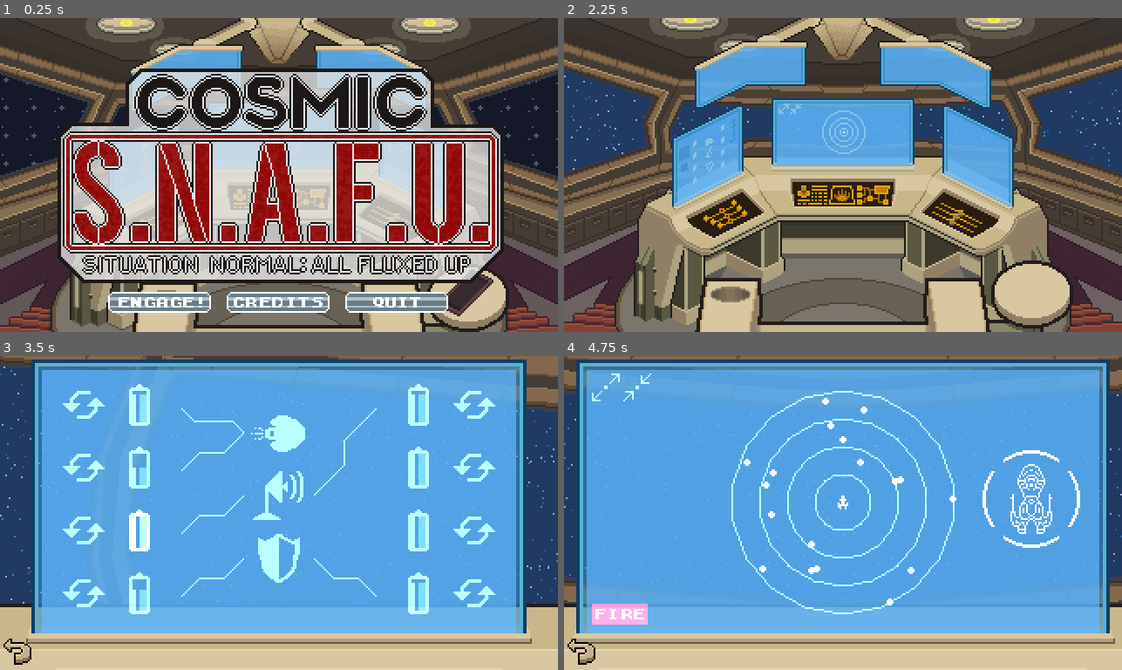
Above: before the commit, frames 1-4 (two rows, left to right).
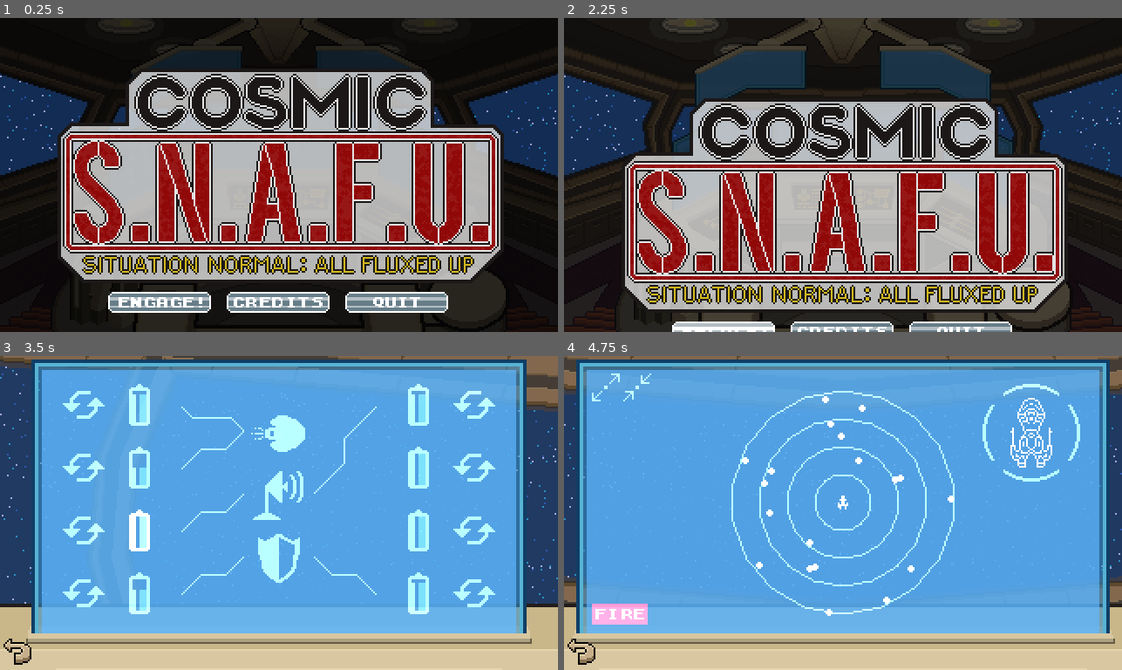
Above: after the commit, the same moments.

Repository: kevinlights/cosmic-s.n.a.f.u
Game: Godot game, scene res://scenes/TitleScreen.tscn
Two runs of this game, one before a commit and one after it. Both use one fixed random seed, a clock stepped at 60 frames per second and the inputs below.
Inputs (mouse positions are in pixels of both pictures, inside the frame that each line leads up to; where the layout moved, square brackets give the same spot in the first picture):
- Up to frame 1 (0.25 s): no input
- Up to frame 2 (2.25 s): click (843, 303) at 0.5 s; click (843, 303) at 1.25 s; click (725, 303) at 2 s
- Up to frame 3 (3.5 s): click (150, 497) [150, 513] at 2.75 s
- Up to frame 4 (4.75 s): click (580, 651) at 3.5 s; click (843, 497) at 4.25 s

The runs differ from the first frame. In frame 1, 59% of the frame differs, in the area x 0-100%, y 0-100%; in frame 2, 90%; in frame 3, 1.1%; in frame 4, 2.2%.

Commit message:
Implement recharging shields and make title screen fancier

Diff:
--- a/objects/asteroid_field/PlayerShip.gd
+++ b/objects/asteroid_field/PlayerShip.gd
@@ -8,15 +8,23 @@
 const TURN_RANDOMISE_AMOUNT : float = 0.5
 const MISSILE_SPEED : float = 32.0
 
-onready var collision_shape_fore = $Area2D_Shields/CollisionShape2D_Fore
-onready var collision_shape_aft = $Area2D_Shields/CollisionShape2D_Aft
-onready var collision_shape_port = $Area2D_Shields/CollisionShape2D_Port
-onready var collision_shape_starboard = $Area2D_Shields/CollisionShape2D_Starboard
+#onready var collision_shape_fore = $Area2D_Shield_Fore/CollisionShape2D_Fore
+#onready var collision_shape_aft = $Area2D_Shield_Aft/CollisionShape2D_Aft
+#onready var collision_shape_port = $Area2D_Shield_Port/CollisionShape2D_Port
+#onready var collision_shape_starboard = $Area2D_Shield_Starboard/CollisionShape2D_Starboard
+
+onready var collision_shape_shields : Array = [
+	$Area2D_Shield_Fore/CollisionShape2D_Fore,
+	$Area2D_Shield_Aft/CollisionShape2D_Aft,
+	$Area2D_Shield_Port/CollisionShape2D_Port,
+	$Area2D_Shield_Starboard/CollisionShape2D_Starboard
+]
 
 var speed : float = 8.0
 var target_rotation : float = rotation
 
 signal hit_by_asteroid
+signal asteroid_hit_shield
 
 func hit_by_asteroid(asteroid : RigidBody2D) -> void:
 	print("We've been hit!")
@@ -41,21 +49,30 @@
 	missile.velocity = Vector2.RIGHT.rotated(rotation) * MISSILE_SPEED
 	get_parent().add_child(missile)
 
-func set_shields(fore : bool, aft : bool, port : bool, starboard : bool) -> void:
-	collision_shape_fore.disabled = !fore
-	collision_shape_aft.disabled = !aft
-	collision_shape_port.disabled = !port
-	collision_shape_starboard.disabled = !starboard
+func set_shield_up(which_shield : int, up : bool) -> void:
+	collision_shape_shields[which_shield].disabled = !up
 
 # Our rudder's on the blink! We're drifting!
 func _randomise_direction() -> void:
 	target_rotation += (randf() - 0.5) * TURN_RANDOMISE_AMOUNT
 
+func shields_hit(body : PhysicsBody2D, which_shield : int) -> void:
+	if body.is_in_group("asteroid"):
+		body.queue_free()
+		emit_signal("asteroid_hit_shield", which_shield)
+
+func _on_Area2D_Shield_Fore_body_entered(body : PhysicsBody2D) -> void:
+	shields_hit(body, 0)
+
+func _on_Area2D_Shield_Aft_body_entered(body : PhysicsBody2D) -> void:
+	shields_hit(body, 1)
+
+func _on_Area2D_Shield_Port_body_entered(body : PhysicsBody2D) -> void:
+	shields_hit(body, 2)
+
+func _on_Area2D_Shield_Starboard_body_entered(body : PhysicsBody2D) -> void:
+	shields_hit(body, 3)
+
 func _on_PlayerShip_body_entered(body : PhysicsBody2D) -> void:
 	if body.is_in_group("asteroid"):
 		hit_by_asteroid(body)
-
-func _on_Area2D_Shields_body_entered(body : PhysicsBody2D) -> void:
-	if body.is_in_group("asteroid"):
-		body.queue_free()
-		print("Asteroid destroyed by shields!")
--- a/objects/asteroid_field/PlayerShip.tscn
+++ b/objects/asteroid_field/PlayerShip.tscn
@@ -24,24 +24,30 @@
 [node name="CollisionShape2D" type="CollisionShape2D" parent="."]
 shape = SubResource( 1 )
 
-[node name="Area2D_Shields" type="Area2D" parent="."]
+[node name="Area2D_Shield_Fore" type="Area2D" parent="."]
 
-[node name="CollisionShape2D_Fore" type="CollisionShape2D" parent="Area2D_Shields"]
+[node name="CollisionShape2D_Fore" type="CollisionShape2D" parent="Area2D_Shield_Fore"]
 position = Vector2( 5, 0 )
 shape = SubResource( 2 )
 disabled = true
 
-[node name="CollisionShape2D_Aft" type="CollisionShape2D" parent="Area2D_Shields"]
+[node name="Area2D_Shield_Aft" type="Area2D" parent="."]
+
+[node name="CollisionShape2D_Aft" type="CollisionShape2D" parent="Area2D_Shield_Aft"]
 position = Vector2( -5, 0 )
 shape = SubResource( 2 )
 disabled = true
 
-[node name="CollisionShape2D_Port" type="CollisionShape2D" parent="Area2D_Shields"]
+[node name="Area2D_Shield_Port" type="Area2D" parent="."]
+
+[node name="CollisionShape2D_Port" type="CollisionShape2D" parent="Area2D_Shield_Port"]
 position = Vector2( 0, -5 )
 shape = SubResource( 3 )
 disabled = true
 
-[node name="CollisionShape2D_Starboard" type="CollisionShape2D" parent="Area2D_Shields"]
+[node name="Area2D_Shield_Starboard" type="Area2D" parent="."]
+
+[node name="CollisionShape2D_Starboard" type="CollisionShape2D" parent="Area2D_Shield_Starboard"]
 position = Vector2( 0, 5 )
 shape = SubResource( 3 )
 disabled = true
@@ -50,5 +56,8 @@
 wait_time = 1.25
 autostart = true
 [connection signal="body_entered" from="." to="." method="_on_PlayerShip_body_entered"]
-[connection signal="body_entered" from="Area2D_Shields" to="." method="_on_Area2D_Shields_body_entered"]
+[connection signal="body_entered" from="Area2D_Shield_Fore" to="." method="_on_Area2D_Shield_Fore_body_entered"]
+[connection signal="body_entered" from="Area2D_Shield_Aft" to="." method="_on_Area2D_Shield_Aft_body_entered"]
+[connection signal="body_entered" from="Area2D_Shield_Port" to="." method="_on_Area2D_Shield_Port_body_entered"]
+[connection signal="body_entered" from="Area2D_Shield_Starboard" to="." method="_on_Area2D_Shield_Starboard_body_entered"]
 [connection signal="timeout" from="Timer_RandomiseDirection" to="." method="_randomise_direction"]
--- a/objects/radar/Radar.gd
+++ b/objects/radar/Radar.gd
@@ -6,6 +6,7 @@
 onready var label_no_signal = $Label_NoSignal
 onready var button_zoom_out = $Button_ZoomOut
 onready var button_zoom_in = $Button_ZoomIn
+onready var shield_indicator = $ShieldIndicator
 
 const COLOUR_HUD = Color("687f8a")
 
@@ -21,6 +22,8 @@
 var zoom_level : int = 1
 
 signal back_from_radar
+signal fire_missile
+signal shield_toggled
 
 # Why doesn't Godot have this built in!?
 func draw_circle_outline(pos : Vector2, size : float, colour : Color) -> void:
@@ -59,7 +62,10 @@
 	button_zoom_out.visible = game.signal_is_good()
 
 func _fire_missile() -> void:
-	game.fire_missile()
+	emit_signal("fire_missile")
+
+func _shield_toggled(which : int) -> void:
+	emit_signal("shield_toggled", which)
 
 func _zoom_out():
 	zoom_level = clamp(zoom_level + 1, 0, 2)
--- a/objects/radar/Radar.tscn
+++ b/objects/radar/Radar.tscn
@@ -88,9 +88,9 @@
 
 [node name="ShieldIndicator" parent="." instance=ExtResource( 6 )]
 margin_left = 240.0
-margin_top = 54.0
+margin_top = 16.0
 margin_right = -80.0
-margin_bottom = -126.0
+margin_bottom = -164.0
 
 [node name="Button_ZoomOut" type="TextureButton" parent="."]
 material = SubResource( 3 )
@@ -146,6 +146,7 @@
 [node name="Timer_Update" type="Timer" parent="."]
 wait_time = 0.25
 autostart = true
+[connection signal="shield_toggled" from="ShieldIndicator" to="." method="_shield_toggled"]
 [connection signal="pressed" from="Button_ZoomOut" to="." method="_zoom_out"]
 [connection signal="pressed" from="Button_ZoomIn" to="." method="_zoom_in"]
 [connection signal="pressed" from="Button_Fire" to="." method="_fire_missile"]
--- /dev/null
+++ b/objects/radar/ShieldIndicator.gd
@@ -0,0 +1,67 @@
+extends Control
+
+const ComputerFont = preload("res://fonts/computer.tres")
+const COLOUR_DIM : Color = Color("687f8a")
+const SHIELD_STRINGS : Array = ["FORE", "AFT", "PORT", "STRB"]
+const STATUS_STRINGS : Array = ["  OK", " OFF", "CHRG"]
+
+signal shield_toggled
+
+onready var texture_shields : Array = [
+	$Texture_Shield_Fore,
+	$Texture_Shield_Aft,
+	$Texture_Shield_Port,
+	$Texture_Shield_Starboard
+]
+
+var game
+
+func _draw() -> void:
+	for i in range(0, SHIELD_STRINGS.size()):
+		draw_string(ComputerFont, Vector2(-8, 72 + (i * 8)), SHIELD_STRINGS[i], COLOUR_DIM)
+		if game.shield_state[i] != 2: # Not charing
+			draw_string(ComputerFont, Vector2(32, 72 + (i * 8)), STATUS_STRINGS[game.shield_state[i]], Color.white)
+		else:
+			var recharge_status : String = str("%03d" % int(game.shield_recharge_rate[i] * 100)) + "%"
+			draw_string(ComputerFont, Vector2(32, 72 + (i * 8)), recharge_status, Color.white)
+	draw_string(ComputerFont, Vector2(-8, 112), "PWR DRAW", COLOUR_DIM)
+	draw_string(ComputerFont, Vector2(-8, 120), str(game.get_shields_power_drain()) + "KW", Color.white)
+
+func update_shield_indicator(which : int, up : bool) -> void:
+	texture_shields[which].visible = up
+
+func _on_Button_Shield_Fore_pressed() -> void:
+	emit_signal("shield_toggled", 0)
+
+func _on_Button_Shield_Aft_pressed() -> void:
+	emit_signal("shield_toggled", 1)
+
+func _on_Button_Shield_Port_pressed() -> void:
+	emit_signal("shield_toggled", 2)
+
+func _on_Button_Shield_Starboard_pressed() -> void:
+	emit_signal("shield_toggled", 3)
+
+func _on_Button_Shield_Fore_mouse_entered():
+	texture_shields[0].modulate = Color.white
+
+func _on_Button_Shield_Fore_mouse_exited():
+	texture_shields[0].modulate = COLOUR_DIM
+
+func _on_Button_Shield_Aft_mouse_entered():
+	texture_shields[1].modulate = Color.white
+
+func _on_Button_Shield_Aft_mouse_exited():
+	texture_shields[1].modulate = COLOUR_DIM
+
+func _on_Button_Shield_Port_mouse_entered():
+	texture_shields[2].modulate = Color.white
+
+func _on_Button_Shield_Port_mouse_exited():
+	texture_shields[2].modulate = COLOUR_DIM
+
+func _on_Button_Shield_Starboard_mouse_entered():
+	texture_shields[3].modulate = Color.white
+
+func _on_Button_Shield_Starboard_mouse_exited():
+	texture_shields[3].modulate = COLOUR_DIM
--- a/objects/radar/ShieldIndicator.tscn
+++ b/objects/radar/ShieldIndicator.tscn
@@ -1,6 +1,10 @@
-[gd_scene load_steps=7 format=2]
+[gd_scene load_steps=9 format=2]
 
 [ext_resource path="res://sprites/shield_indicator.png" type="Texture" id=1]
+[ext_resource path="res://objects/radar/ShieldIndicator.gd" type="Script" id=2]
+
+[sub_resource type="CanvasItemMaterial" id=6]
+blend_mode = 1
 
 [sub_resource type="AtlasTexture" id=5]
 atlas = ExtResource( 1 )
@@ -23,10 +27,12 @@
 region = Rect2( 48, 0, 8, 56 )
 
 [node name="ShieldIndicator" type="Control"]
+material = SubResource( 6 )
 anchor_right = 1.0
 anchor_bottom = 1.0
 margin_right = -584.0
 margin_bottom = -304.0
+script = ExtResource( 2 )
 __meta__ = {
 "_edit_use_anchors_": false
 }
@@ -40,12 +46,14 @@
 texture = SubResource( 5 )
 
 [node name="Texture_Shield_Fore" type="TextureRect" parent="."]
+modulate = Color( 0.407843, 0.498039, 0.541176, 1 )
 use_parent_material = true
 margin_right = 56.0
 margin_bottom = 8.0
 texture = SubResource( 1 )
 
 [node name="Texture_Shield_Aft" type="TextureRect" parent="."]
+modulate = Color( 0.407843, 0.498039, 0.541176, 1 )
 use_parent_material = true
 margin_top = 48.0
 margin_right = 56.0
@@ -56,6 +64,7 @@
 }
 
 [node name="Texture_Shield_Port" type="TextureRect" parent="."]
+modulate = Color( 0.407843, 0.498039, 0.541176, 1 )
 use_parent_material = true
 margin_right = 8.0
 margin_bottom = 56.0
@@ -65,6 +74,7 @@
 }
 
 [node name="Texture_Shield_Starboard" type="TextureRect" parent="."]
+modulate = Color( 0.407843, 0.498039, 0.541176, 1 )
 use_parent_material = true
 margin_left = 48.0
 margin_right = 56.0
@@ -73,3 +83,53 @@
 __meta__ = {
 "_edit_use_anchors_": false
 }
+
+[node name="Button_Shield_Fore" type="TextureButton" parent="."]
+margin_left = 12.0
+margin_right = 44.0
+margin_bottom = 8.0
+rect_min_size = Vector2( 32, 8 )
+__meta__ = {
+"_edit_use_anchors_": false
+}
+
+[node name="Button_Shield_Aft" type="TextureButton" parent="."]
+margin_left = 12.0
+margin_top = 48.0
+margin_right = 44.0
+margin_bottom = 56.0
+rect_min_size = Vector2( 32, 8 )
+__meta__ = {
+"_edit_use_anchors_": false
+}
+
+[node name="Button_Shield_Port" type="TextureButton" parent="."]
+margin_top = 12.0
+margin_right = 8.0
+margin_bottom = 44.0
+rect_min_size = Vector2( 8, 32 )
+__meta__ = {
+"_edit_use_anchors_": false
+}
+
+[node name="Button_Shield_Starboard" type="TextureButton" parent="."]
+margin_left = 48.0
+margin_top = 12.0
+margin_right = 56.0
+margin_bottom = 44.0
+rect_min_size = Vector2( 8, 32 )
+__meta__ = {
+"_edit_use_anchors_": false
+}
+[connection signal="mouse_entered" from="Button_Shield_Fore" to="." method="_on_Button_Shield_Fore_mouse_entered"]
+[connection signal="mouse_exited" from="Button_Shield_Fore" to="." method="_on_Button_Shield_Fore_mouse_exited"]
+[connection signal="pressed" from="Button_Shield_Fore" to="." method="_on_Button_Shield_Fore_pressed"]
+[connection signal="mouse_entered" from="Button_Shield_Aft" to="." method="_on_Button_Shield_Aft_mouse_entered"]
+[connection signal="mouse_exited" from="Button_Shield_Aft" to="." method="_on_Button_Shield_Aft_mouse_exited"]
+[connection signal="pressed" from="Button_Shield_Aft" to="." method="_on_Button_Shield_Aft_pressed"]
+[connection signal="mouse_entered" from="Button_Shield_Port" to="." method="_on_Button_Shield_Port_mouse_entered"]
+[connection signal="mouse_exited" from="Button_Shield_Port" to="." method="_on_Button_Shield_Port_mouse_exited"]
+[connection signal="pressed" from="Button_Shield_Port" to="." method="_on_Button_Shield_Port_pressed"]
+[connection signal="mouse_entered" from="Button_Shield_Starboard" to="." method="_on_Button_Shield_Starboard_mouse_entered"]
+[connection signal="mouse_exited" from="Button_Shield_Starboard" to="." method="_on_Button_Shield_Starboard_mouse_exited"]
+[connection signal="pressed" from="Button_Shield_Starboard" to="." method="_on_Button_Shield_Starboard_pressed"]
--- a/scenes/Credits.tscn
+++ b/scenes/Credits.tscn
@@ -37,6 +37,7 @@
 }
 
 [node name="Background" type="TextureRect" parent="."]
+modulate = Color( 0.188235, 0.188235, 0.188235, 1 )
 margin_right = 320.0
 margin_bottom = 192.0
 texture = ExtResource( 1 )
--- a/scenes/Game.gd
+++ b/scenes/Game.gd
@@ -11,8 +11,11 @@
 const ENERGY_SYSTEM_UPDATE_TIME : float = 0.25
 const BATTERY_REPLACE_RATE : float = 0.1
 const SIGNAL_THRESHOLD : float = 0.3
+const SHIELD_CHARGE_RATE : float = 0.25
+const SHIELDS_DELTA : float = 0.25
 
 enum BatteryState {ON, DEAD, CHANGING}
+enum ShieldState {ON, OFF, CHARGING}
 
 var connections : Array = [0, 0, 1, 2, 1, -1, -1, 2]
 var battery_charge_levels : Array = [0.0, 0.0, 0.0, 0.0, 0.0, 0.0, 0.0, 0.0]
@@ -25,6 +28,8 @@
 
 var signal_strength : float = 0.5
 
+var shield_state : Array = [ShieldState.ON, ShieldState.ON, ShieldState.ON, ShieldState.ON]
+var shield_recharge_rate : Array = [0.0, 0.0, 0.0, 0.0]
 var health : int = 3
 
 var shake_amount : float = 0.0
@@ -150,6 +155,46 @@
 	signal_strength = best_signal
 	radio.set_signal_strength(best_signal)
 
+func _update_shields() -> void:
+	for i in range(0, shield_state.size()):
+		match shield_state[i]:
+			ShieldState.CHARGING:
+				shield_recharge_rate[i] += SHIELD_CHARGE_RATE * SHIELDS_DELTA
+				if shield_recharge_rate[i] >= 1.0:
+					shield_state[i] = ShieldState.ON
+					shield_recharge_rate[i] = 0
+	set_shields_up()
+	radar.shield_indicator.update()
+
+func get_shields_power_drain() -> float:
+	var result : float = 0.0
+	for i in range(0, shield_state.size()):
+		match shield_state[i]:
+			ShieldState.OFF:
+				result += 0.025
+			ShieldState.ON:
+				result += 0.1
+			ShieldState.CHARGING:
+				result += 0.5
+	return result
+
+func set_shields_up() -> void:
+	for i in range(0, shield_state.size()):
+		asteroid_field.player_ship.set_shield_up(i, shield_state[i] == ShieldState.ON)
+		#radar.shield_indicator.update_shield_indicator(i, shield_state[i] == ShieldState.ON)
+
+func asteroid_hit_shield(which_shield : int) -> void:
+	shield_state[which_shield] = ShieldState.CHARGING
+	shield_recharge_rate[which_shield] = 0.0
+
+func shield_toggled(which_shield : int) -> void:
+	if shield_state[which_shield] == ShieldState.ON:
+		shield_state[which_shield] = ShieldState.OFF
+	else:
+		shield_state[which_shield] = ShieldState.CHARGING
+		shield_recharge_rate[which_shield] = 0.0
+	radar.shield_indicator.update()
+
 func ship_hit_by_asteroid() -> void:
 	shake_amount = 1.0
 	health -= 1
@@ -185,13 +230,17 @@
 	cockpit.connect("go_to_energy_system", self, "go_to_energy_system")
 	cockpit.connect("go_to_radio", self, "go_to_radio")
 	radar.connect("back_from_radar", self, "back_from_radar")
+	radar.connect("fire_missile", self, "fire_missile")
+	radar.connect("shield_toggled", self, "shield_toggled")
 	energy_system.connect("back_from_energy_system", self, "back_from_energy_system")
 	radio.connect("back_from_radio", self, "back_from_radio")
 	asteroid_field.player_ship.connect("hit_by_asteroid", self, "ship_hit_by_asteroid")
+	asteroid_field.player_ship.connect("asteroid_hit_shield", self, "asteroid_hit_shield")
 	radar.asteroid_field = asteroid_field
 	radar.player_ship = asteroid_field.player_ship
 	energy_system.game = self
 	radar.game = self
+	radar.shield_indicator.game = self
 	radio.game = self
 	# Game on!
 	start_game()
--- a/scenes/Game.tscn
+++ b/scenes/Game.tscn
@@ -7,7 +7,6 @@
 [ext_resource path="res://objects/Cockpit.tscn" type="PackedScene" id=5]
 [ext_resource path="res://objects/Starfield.tscn" type="PackedScene" id=6]
 [ext_resource path="res://objects/radio/Radio.tscn" type="PackedScene" id=7]
-
 
 [node name="Game" type="Node"]
 script = ExtResource( 1 )
@@ -46,5 +45,10 @@
 [node name="Timer_UpdateRadio" type="Timer" parent="."]
 wait_time = 0.1
 autostart = true
+
+[node name="Timer_UpdateShields" type="Timer" parent="."]
+wait_time = 0.25
+autostart = true
 [connection signal="timeout" from="Timer_UpdateEnergySystem" to="." method="_update_energy_system"]
 [connection signal="timeout" from="Timer_UpdateRadio" to="." method="_update_radio"]
+[connection signal="timeout" from="Timer_UpdateShields" to="." method="_update_shields"]
--- a/scenes/TitleScreen.gd
+++ b/scenes/TitleScreen.gd
@@ -1,14 +1,32 @@
 extends Control
 
+onready var logo = $Logo
+onready var buttons = $Buttons
+onready var background = $Background
+onready var tween = $Tween
+
+var going_out : bool = false
+
 func _on_Button_Play_pressed():
-	# TODO: make this fancier
+	if going_out:
+		return
+	going_out = true
+	tween.interpolate_property(logo, "rect_position", logo.rect_position, Vector2(0, -180), 0.5, Tween.TRANS_BACK, Tween.EASE_IN)
+	tween.interpolate_property(buttons, "rect_position", buttons.rect_position, buttons.rect_position + Vector2(0, 32), 0.5, Tween.TRANS_SINE, Tween.EASE_OUT)
+	tween.interpolate_property(background, "modulate", background.modulate, Color.white, 0.5, Tween.TRANS_SINE, Tween.EASE_IN)
+	tween.start()
+	yield(tween, "tween_all_completed")
 	MusicManager.stop_menu_music()
 	get_tree().change_scene("res://scenes/Game.tscn")
 
 func _on_Button_Credits_pressed():
+	if going_out:
+		return
 	get_tree().change_scene("res://scenes/Credits.tscn")
 
 func _on_Button_Quit_pressed():
+	if going_out:
+		return
 	get_tree().quit()
 
 func _ready() -> void:
--- a/scenes/TitleScreen.tscn
+++ b/scenes/TitleScreen.tscn
@@ -1,8 +1,10 @@
-[gd_scene load_steps=13 format=2]
+[gd_scene load_steps=15 format=2]
 
-[ext_resource path="res://sprites/backgrounds/title.png" type="Texture" id=1]
+[ext_resource path="res://sprites/backgrounds/logo.png" type="Texture" id=1]
 [ext_resource path="res://sprites/menu_buttons.png" type="Texture" id=2]
 [ext_resource path="res://scenes/TitleScreen.gd" type="Script" id=3]
+[ext_resource path="res://sprites/backgrounds/cockpit.png" type="Texture" id=4]
+[ext_resource path="res://sprites/backgrounds/starfield.png" type="Texture" id=5]
 
 [sub_resource type="AtlasTexture" id=1]
 atlas = ExtResource( 2 )
@@ -50,7 +52,24 @@
 "_edit_use_anchors_": false
 }
 
+[node name="Starfield" type="TextureRect" parent="."]
+margin_right = 320.0
+margin_bottom = 192.0
+texture = ExtResource( 5 )
+__meta__ = {
+"_edit_use_anchors_": false
+}
+
 [node name="Background" type="TextureRect" parent="."]
+modulate = Color( 0.188235, 0.188235, 0.188235, 1 )
+margin_right = 320.0
+margin_bottom = 192.0
+texture = ExtResource( 4 )
+__meta__ = {
+"_edit_use_anchors_": false
+}
+
+[node name="Logo" type="TextureRect" parent="."]
 margin_right = 320.0
 margin_bottom = 192.0
 texture = ExtResource( 1 )
@@ -92,6 +111,8 @@
 texture_normal = SubResource( 7 )
 texture_pressed = SubResource( 8 )
 texture_hover = SubResource( 9 )
+
+[node name="Tween" type="Tween" parent="."]
 [connection signal="pressed" from="Buttons/Button_Play" to="." method="_on_Button_Play_pressed"]
 [connection signal="pressed" from="Buttons/Button_Credits" to="." method="_on_Button_Credits_pressed"]
 [connection signal="pressed" from="Buttons/Button_Quit" to="." method="_on_Button_Quit_pressed"]
Binary file added: sprites/backgrounds/logo.png
Not shown, changed: sprites/backgrounds/logo.png.import
Binary file removed: sprites/backgrounds/title.png
